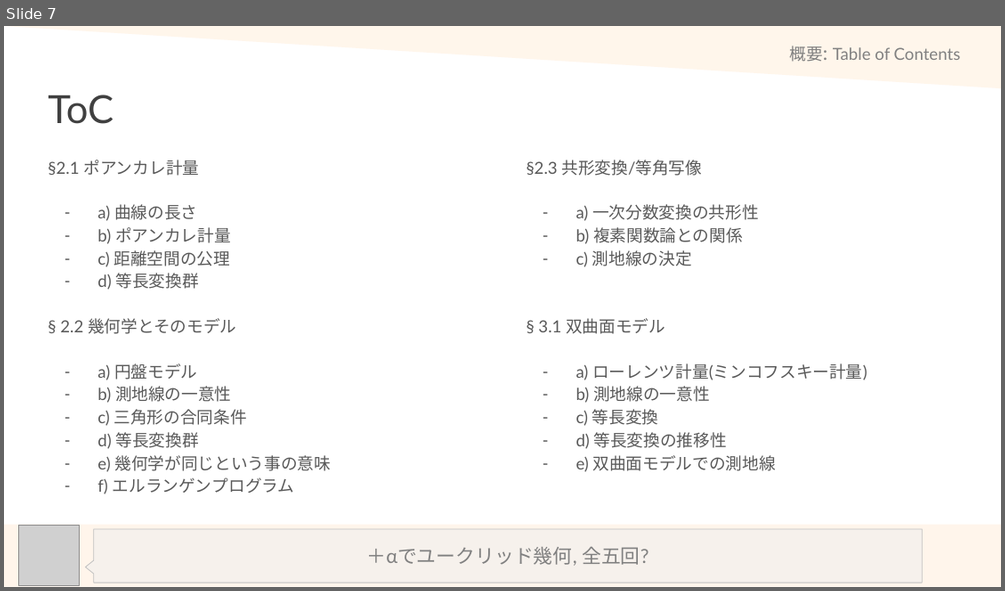
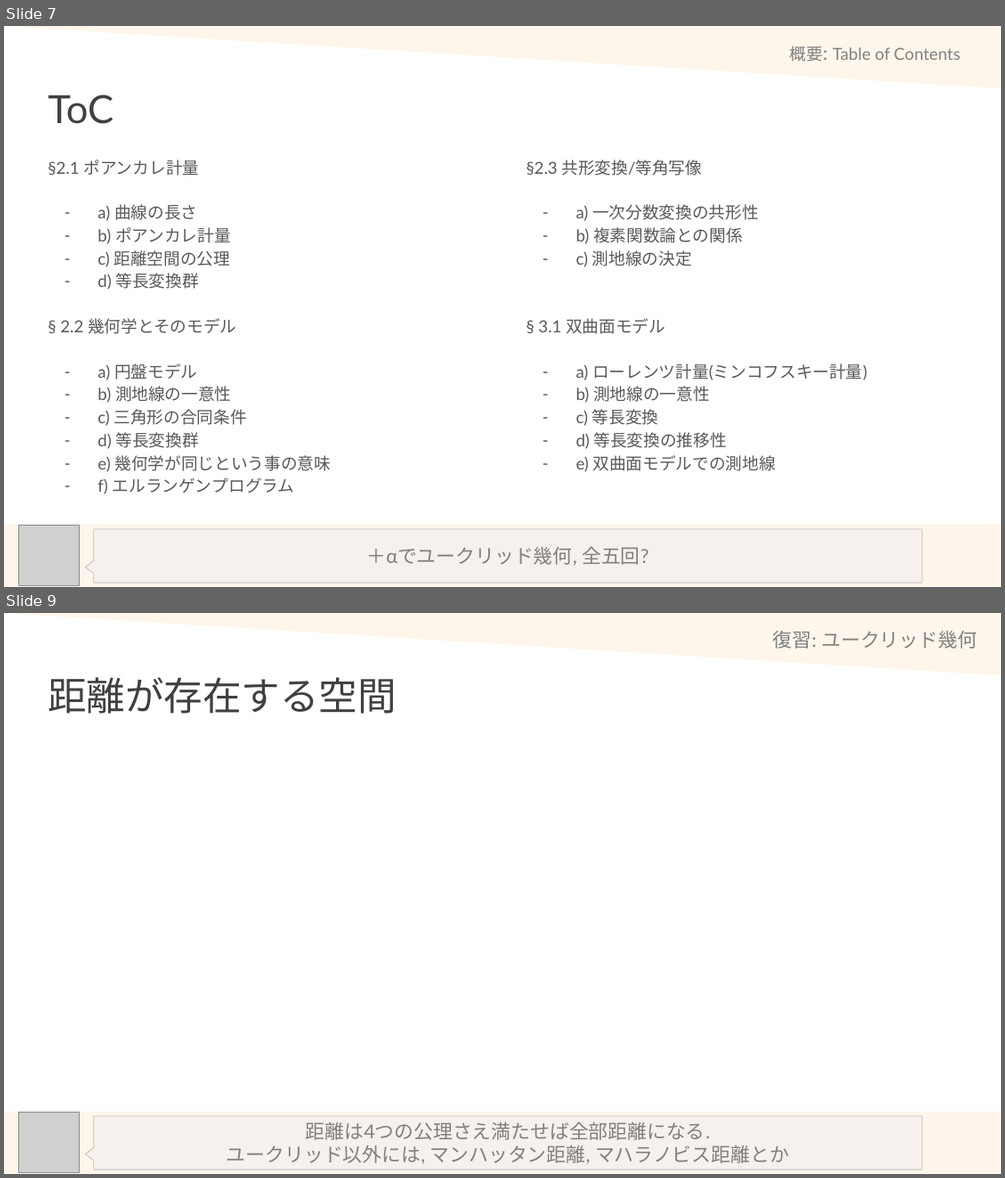
Before and after one commit to math-er/hyperbolic-space, a slide deck: Section2(上半平面とポアンカレ計量)/0-Overview&Review.pptx. Shown one above the other, each under a label of ours: slide 7 before the commit, slides 7 and 9 after it; the slides between them are not shown. The pictures are 1005x591 and 1005x1178 pixels, drawn with LibreOffice and Linux fonts; fonts in the diff are those of the drawing; grey boxes stand for pictures. Boxes give left, top, right and bottom in pixels: in the first picture for what was removed or moved away, otherwise in the second. Text is boxed around its words. In the diff, an @@ line names an element or a change of style, - is before the commit and + after.

```diff
--- a/Section2(上半平面とポアンカレ計量)/0-Overview&Review.pptx
+++ b/Section2(上半平面とポアンカレ計量)/0-Overview&Review.pptx
@@ slide 9 added at (4,613,1001,1174), background #FFFFFF @@
@@ triangle added at (5,613,1001,675), fill #FFF4E7 at 80% opacity @@
@@ title added at (773,631,977,649), 14 pt, text #808080 @@
+復習: ユークリッド幾何
@@ title added at (48,677,396,714), 28 pt, text #404040 @@
+距離が存在する空間
@@ rectangle added at (4,1111,1001,1174), fill #FFF5EB @@
@@ picture added at (19,1112,80,1173) @@
@@ speech box added at (94,1115,922,1169), fill #EEEEEE at 50% opacity, outline #BFBFBF 0.5 pt, 14 pt, text #808080 @@
+距離は4つの公理さえ満たせば全部距離になる.
+ユークリッド以外には, マンハッタン距離, マハラノビス距離とか
```
Also in this commit, not shown: 1 other slide added.
